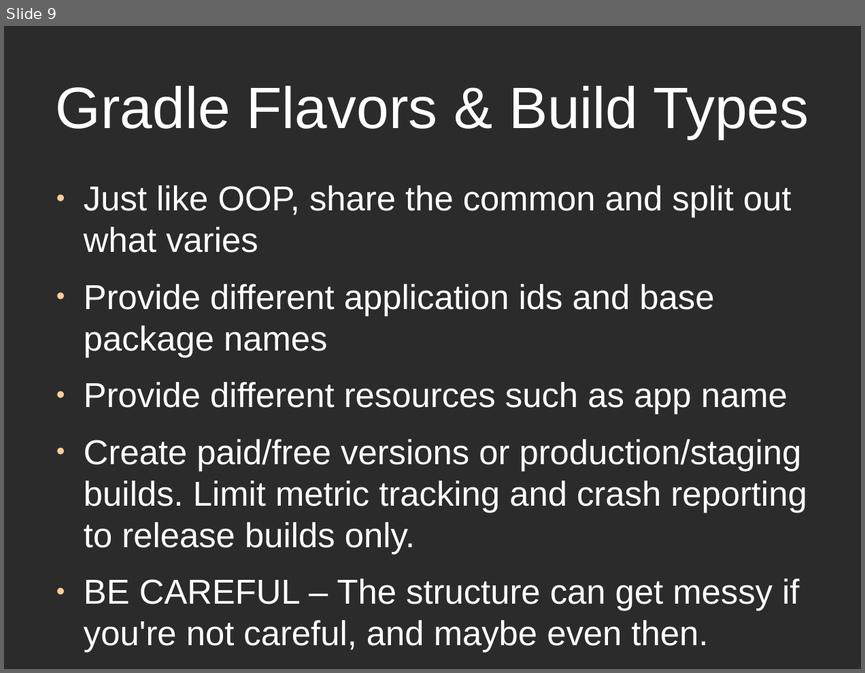
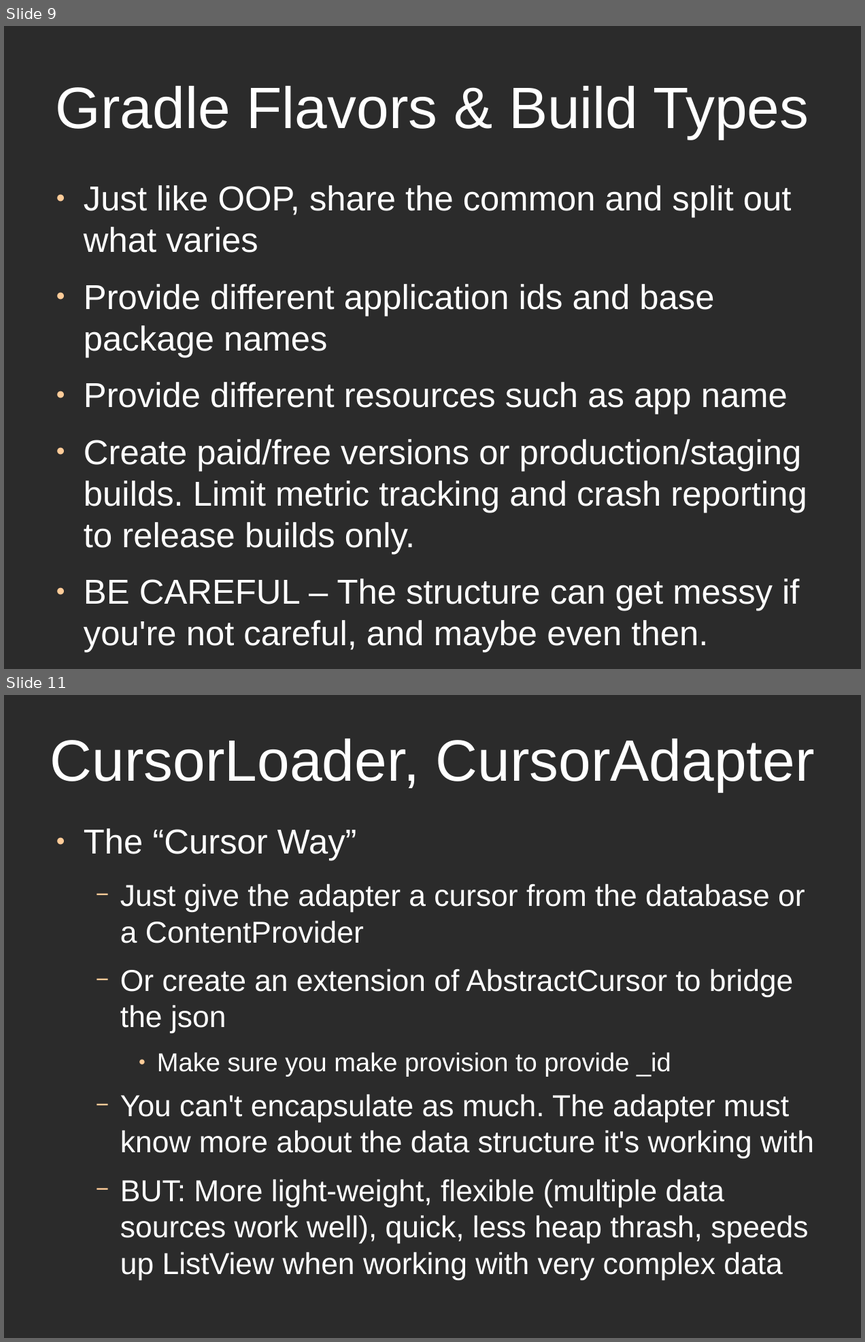
Before and after one commit to alphonzo79/LessonsLearned, a slide deck: LessonsLearnedPresentationSlides.odp. Shown one above the other, each under a label of ours: slide 9 before the commit, slides 9 and 11 after it; the slides between them are not shown. The pictures are 865x673 and 865x1342 pixels, drawn with LibreOffice and Linux fonts; fonts in the diff are those of the drawing; background and template pictures are left out; a plain dark background stands for a picture behind light text. Boxes give left, top, right and bottom in pixels: in the first picture for what was removed or moved away, otherwise in the second. Text is boxed around its words. In the diff, an @@ line names an element or a change of style, - is before the commit and + after.

```diff
--- a/LessonsLearnedPresentationSlides.odp
+++ b/LessonsLearnedPresentationSlides.odp
@@ slide 11 added at (4,695,861,1338), background picture (left out) @@
@@ title added at (50,739,814,792), 54 pt, text #FFFFFF @@
+CursorLoader, CursorAdapter
@@ text added at (84,828,814,1280), 28 pt, text #FFFFFF @@
+● The “Cursor Way”
+  − Just give the adapter a cursor from the database or a ContentProvider
+  − Or create an extension of AbstractCursor to bridge the json
+    ● Make sure you make provision to provide _id
+  − You can't encapsulate as much. The adapter must know more about the data structure it's working with
+  − BUT: More light-weight, flexible (multiple data sources work well), quick, less heap thrash, speeds up ListView when working with very complex data
```
Also in this commit, not shown: 1 slide changed, 1 other slide added, 1 slide removed.
